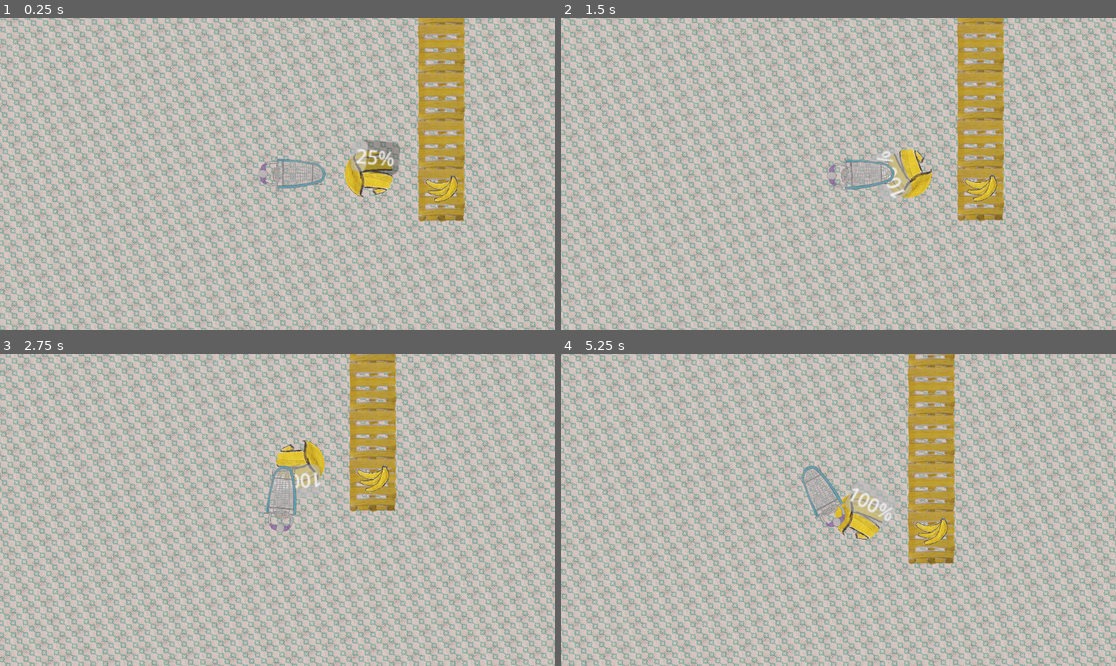
Above: before the commit, frames 1-4 (two rows, left to right).
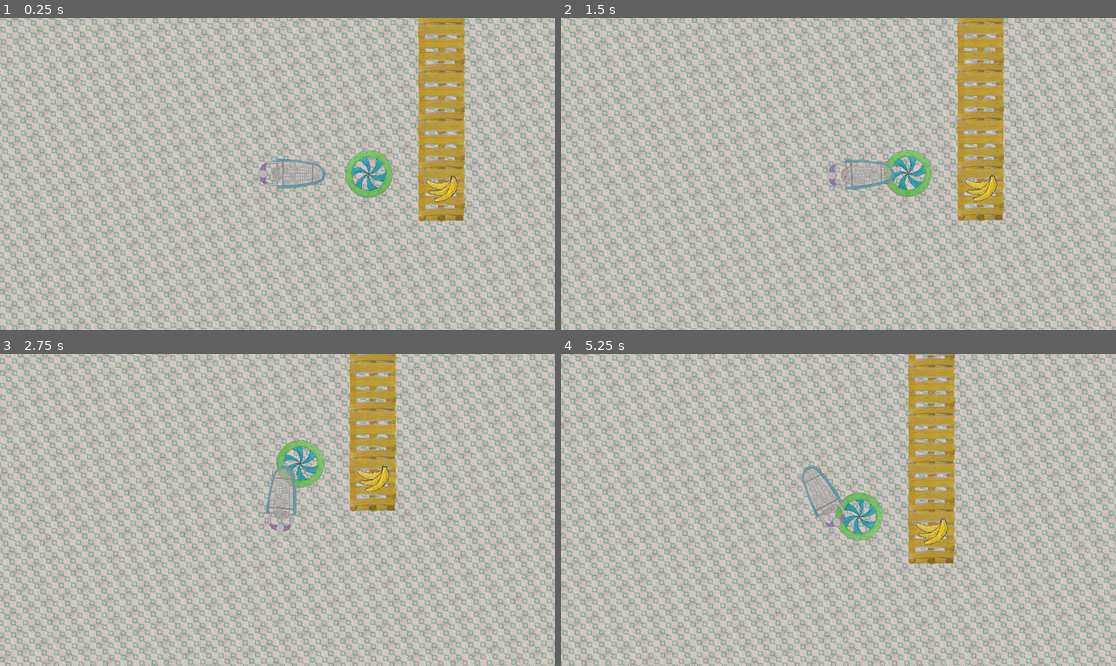
Above: after the commit, the same moments.

Repository: MathieuVavrille/market-drift
Game: Godot game, scene res://main.tscn
Same seed, same stepped clock (60 frames per second), same inputs: the game is played once before the commit and once after it.
Inputs:
- Up to frame 1 (0.25 s): no input
- Up to frame 2 (1.5 s): hold Right (ui_right) 0.53-1.28 s; hold Ctrl (turn) 0.53-1.28 s; hold Down (ui_down) from 1.28 s (still down); tap Ctrl (turn) at 1.35 s
- Up to frame 3 (2.75 s): release Down (ui_down) at 2.03 s; hold Right (ui_right) from 2.03 s (still down); hold Ctrl (turn) from 2.03 s (still down)
- Up to frame 4 (5.25 s): release Right (ui_right) at 2.78 s; release Ctrl (turn) at 2.78 s; hold Up (ui_up) 2.78-3.53 s; tap Ctrl (turn) at 2.85, 4.35 s; hold Ctrl (turn) 3.53-4.28 s; hold Left (ui_left) 3.53-5.03 s; hold Down (ui_down) from 5.03 s (still down); hold Ctrl (turn) from 5.03 s (still down)

The runs differ from the first frame. In frame 1, 1.3% of the frame differs, in the area x 62-73%, y 38-58%; in frame 2, 1.1%; in frame 3, 1.0%; in frame 4, 1.1%.
Error before the commit: Invalid assignment of property or key 'value' with value of type 'float' on a base object of type 'null instance'. (res://player_cart.gd:64)

Commit message:
better object area

Diff:
--- a/goal_arrow.gd
+++ b/goal_arrow.gd
@@ -10,7 +10,6 @@
 var rotation_speed = 0.25
 func _process(delta):
 	if target == null:
-		print("finished")
 		queue_free()
 		return
 	visible = not target_visibility.is_on_screen()
--- a/object_area.gd
+++ b/object_area.gd
@@ -2,20 +2,28 @@
 
 signal is_achieved
 
+var player: Node2D
+@onready var pb = $ProgressBar
+
 var is_achieving = false
-var rotation_speed = 0.25
+var rotation_speed = 0.5
 const MAX_SPEED = 50.
+const ACHIEVING_TIME = 2.
 func _process(delta):
-	$ProgressBar.value += delta
-	var speed_factor = 5 * exp(3 * $ProgressBar.value**2) - 4
-	rotation += rotation_speed * speed_factor * delta
+	if is_achieving and pb.value != 1.:
+		pb.value += delta / ACHIEVING_TIME
+		pb.visible = true
+		if pb.value == 1. and pb.visible:
+			pb.visible = false
+			achieved()
+			is_achieving = false
+	elif pb.value != 1.:
+		pb.visible = false
+		pb.value = 0
+	var speed_factor = 5 * exp(3 * pb.value**2) - 4
+	$Sprite.rotation += rotation_speed * speed_factor * delta
 
 func achieved():
 	var tween := get_tree().create_tween()
-	tween.tween_property(
-		$Sprite, # Replace with your actual node path
-		"scale",
-		Vector2(0, 0),
-		1.0 # Duration in seconds
-	).set_trans(Tween.TRANS_BACK).set_ease(Tween.EASE_IN)
+	tween.tween_property($Sprite, "scale", Vector2(0, 0), 1.0).set_trans(Tween.TRANS_BACK).set_ease(Tween.EASE_IN)
 	get_tree().create_timer(1.0).timeout.connect(queue_free)
--- a/object_area.tscn
+++ b/object_area.tscn
@@ -1,11 +1,7 @@
-[gd_scene load_steps=5 format=3 uid="uid://cbggpxj780byp"]
+[gd_scene load_steps=4 format=3 uid="uid://cbggpxj780byp"]
 
 [ext_resource type="Script" uid="uid://cyoy1ecojacg6" path="res://object_area.gd" id="1_1h7id"]
-[ext_resource type="Texture2D" uid="uid://cetg1mrx32spm" path="res://assets/market_tiles/banana.png" id="1_ng724"]
-
-[sub_resource type="SphereMesh" id="SphereMesh_er367"]
-radius = 5.0
-height = 10.0
+[ext_resource type="Texture2D" uid="uid://gkg6uvnelk50" path="res://assets/object_area.png" id="2_1h7id"]
 
 [sub_resource type="CircleShape2D" id="CircleShape2D_er367"]
 radius = 1.0
@@ -15,10 +11,6 @@
 collision_mask = 0
 script = ExtResource("1_1h7id")
 
-[node name="Sprite" type="MeshInstance2D" parent="."]
-mesh = SubResource("SphereMesh_er367")
-texture = ExtResource("1_ng724")
-
 [node name="CollisionShape2D" type="CollisionShape2D" parent="."]
 shape = SubResource("CircleShape2D_er367")
 
@@ -27,10 +19,21 @@
 scale = Vector2(0.1, 0.1)
 
 [node name="ProgressBar" type="ProgressBar" parent="."]
-offset_left = -4.0
-offset_top = -7.0
-offset_right = 36.0
-offset_bottom = 20.0
+anchors_preset = 8
+anchor_left = 0.5
+anchor_top = 0.5
+anchor_right = 0.5
+anchor_bottom = 0.5
+offset_left = -5.0
+offset_top = -8.0
+offset_right = 35.0
+offset_bottom = 19.0
+grow_horizontal = 2
+grow_vertical = 2
 scale = Vector2(0.25, 0.25)
 max_value = 1.0
 step = 0.001
+
+[node name="Sprite" type="Sprite2D" parent="."]
+scale = Vector2(0.025, 0.025)
+texture = ExtResource("2_1h7id")
--- a/player_cart.gd
+++ b/player_cart.gd
@@ -51,21 +51,13 @@
 
 func _process(delta: float) -> void:
 	if inside_object != null:
-		inside_object.achieved_percentage = $ProgressBar.value
-	if inside_object != null and is_stopped():
-		$ProgressBar.visible = true
-		$ProgressBar.value += delta / 2
-		if $ProgressBar.value >= 1:
-			$ProgressBar.value =0.
-			$ProgressBar.visible = false
-			inside_object.achieved()
-			inside_object = null
-	else:
-		$ProgressBar.value =0.
-		$ProgressBar.visible = false
+		inside_object.is_achieving = is_stopped()
+
 
 var inside_object = null
 func entered_object(area: Area2D) -> void:
 	inside_object = area
+	area.player = self
+	area.is_achieving = false
 func object_exited(_area: Area2D) -> void:
 	inside_object = null
Binary file added: assets/object_area.png
Not shown, added: assets/object_area.png.import
